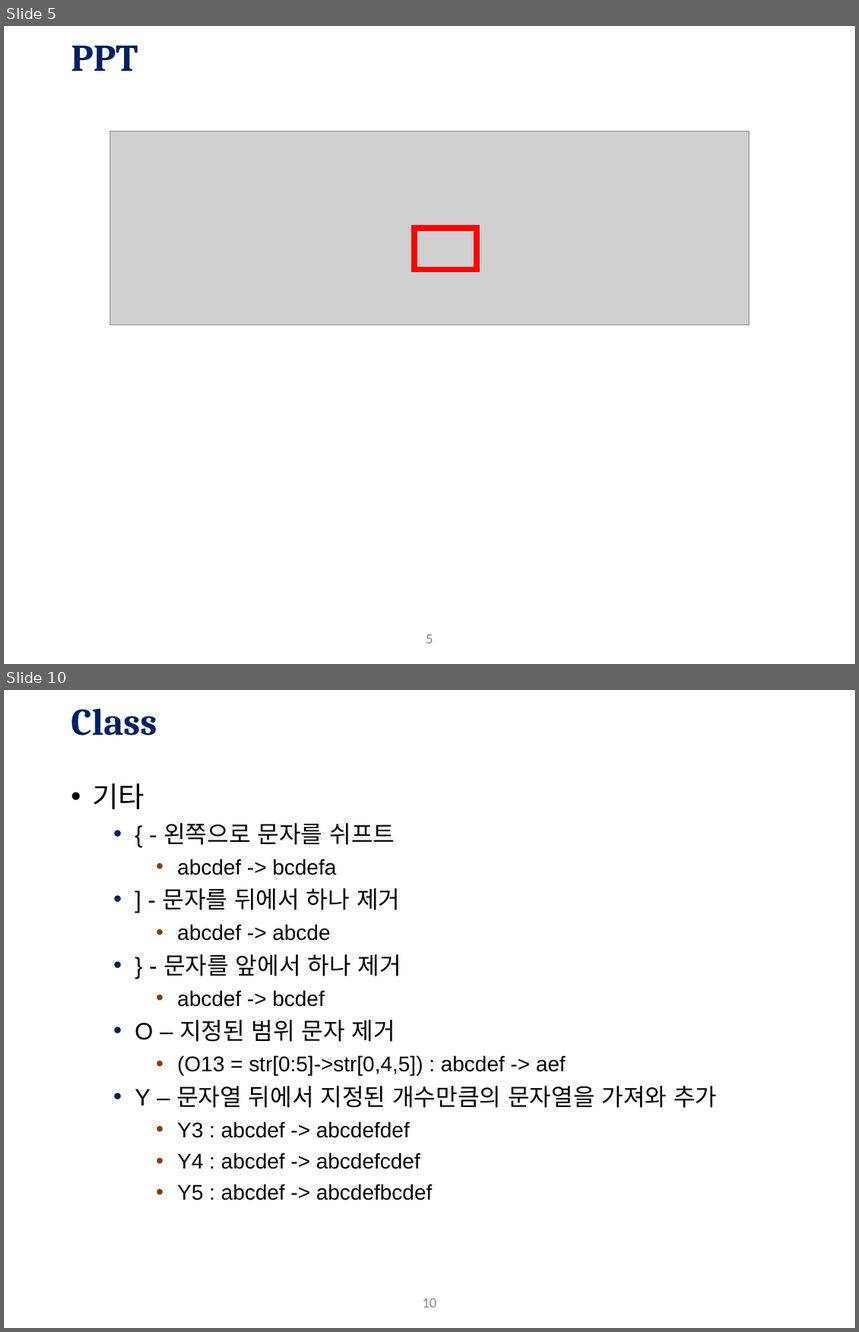
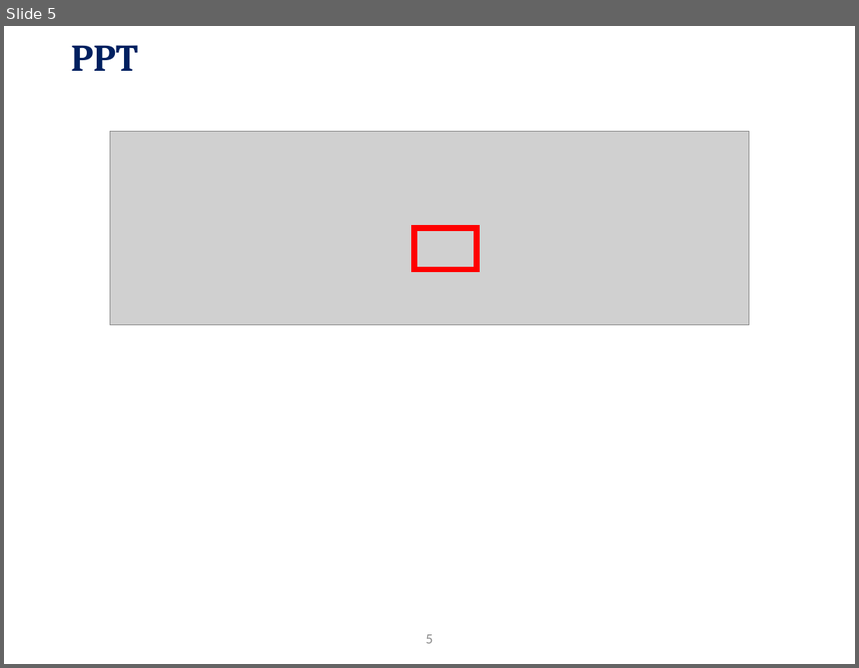
Before and after one commit to BbangDe/BbangDe.github.io, a slide deck: course_ppt/0. Orientation.pptx. Shown one above the other, each under a label of ours: slides 5 and 10 before the commit, slide 5 after it; the slides between them are not shown. The pictures are 859x1332 and 859x668 pixels, drawn with LibreOffice and Linux fonts; fonts in the diff are those of the drawing; grey boxes stand for pictures; background and template pictures are left out. Boxes give left, top, right and bottom in pixels: in the first picture for what was removed or moved away, otherwise in the second. Text is boxed around its words. In the diff, an @@ line names an element or a change of style, - is before the commit and + after.

```diff
--- a/course_ppt/0. Orientation.pptx
+++ b/course_ppt/0. Orientation.pptx
@@ slide 10 removed at bbox=[4, 690, 855, 1328], background #FFFFFF; not listed: 1 template element that a slide beside it also shows @@
@@ title removed at bbox=[71, 708, 157, 736] @@
-Class
@@ text removed at bbox=[92, 783, 717, 1201] @@
-• 기타
-  • { - 왼쪽으로 문자를 쉬프트
-    • abcdef -> bcdefa
-  • ] - 문자를 뒤에서 하나 제거
-    • abcdef -> abcde
-  • } - 문자를 앞에서 하나 제거
-    • abcdef -> bcdef
-  • O – 지정된 범위 문자 제거
-    • (O13 = str[0:5]->str[0,4,5]) : abcdef -> aef
-  • Y – 문자열 뒤에서 지정된 개수만큼의 문자열을 가져와 추가
-    • Y3 : abcdef -> abcdefdef
-    • Y4 : abcdef -> abcdefcdef
-    • Y5 : abcdef -> abcdefbcdef
```
Also in this commit, not shown: 1 slide changed, 3 slides added, 4 other slides removed.
